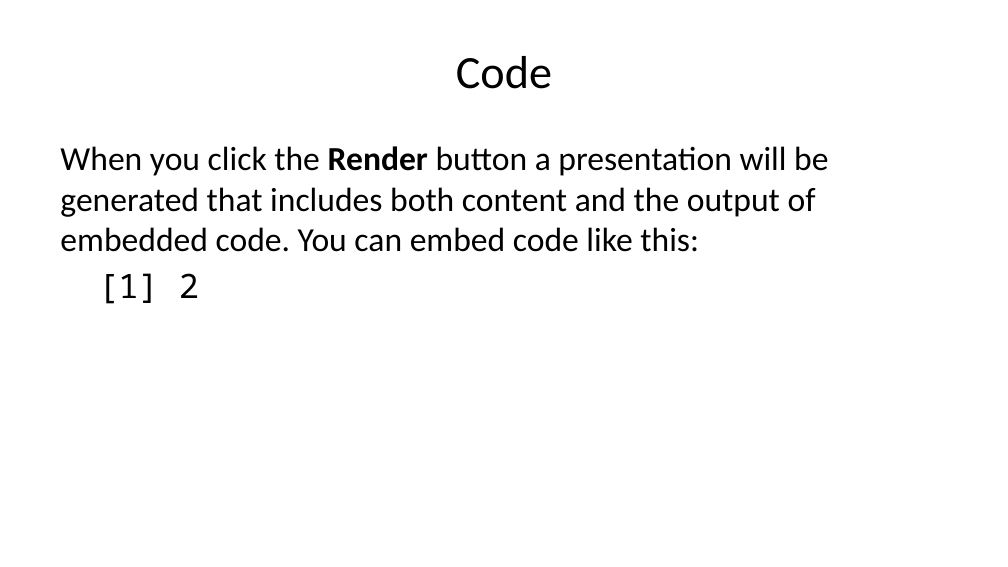
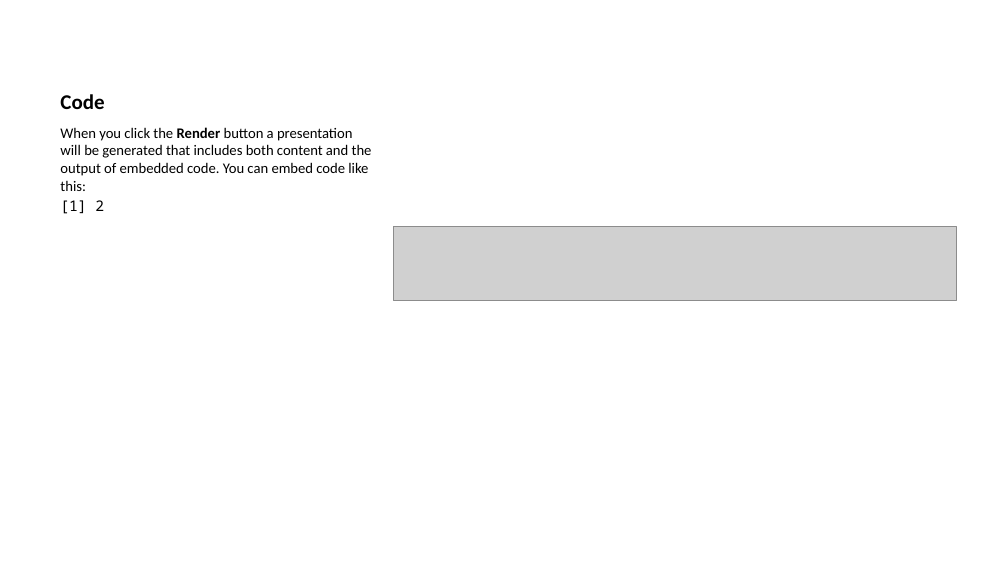
Before and after one commit to sarahmansoorr/SUDS2022, a slide deck: slide 5 of outputs/paper/presentation.pptx (slide 4 before the commit). Drawn at 1008x567 pixels with LibreOffice and Linux fonts; fonts in the diff are those of the drawing; grey boxes stand for pictures. Boxes give left, top, right and bottom in pixels: in the first picture for what was removed or moved away, otherwise in the second. Text is boxed around its words. In the diff, an @@ line names an element or a change of style, - is before the commit and + after.

Commit message:
Updates to presentation

```diff
--- a/outputs/paper/presentation.pptx
+++ b/outputs/paper/presentation.pptx
@@ title "Code" at box(60, 94, 104, 109): size 33 to 15 pt, bold on; alignment centre to left; vertical alignment middle to bottom @@
@@ text "When you click the Render ...": place and size @@
-text "When you click the Render ..." at box(60, 146, 828, 304)
+text "When you click the Render ..." at box(60, 127, 372, 214)
@@ text "When you click the Render ..." at box(60, 127, 372, 214): size 24 to 10.5 pt; less space between paragraphs; indent changed @@
@@ picture added at box(393, 227, 956, 301) @@
```
Also in this commit, not shown: 2 slides added, 1 slide removed, 1 other file.
